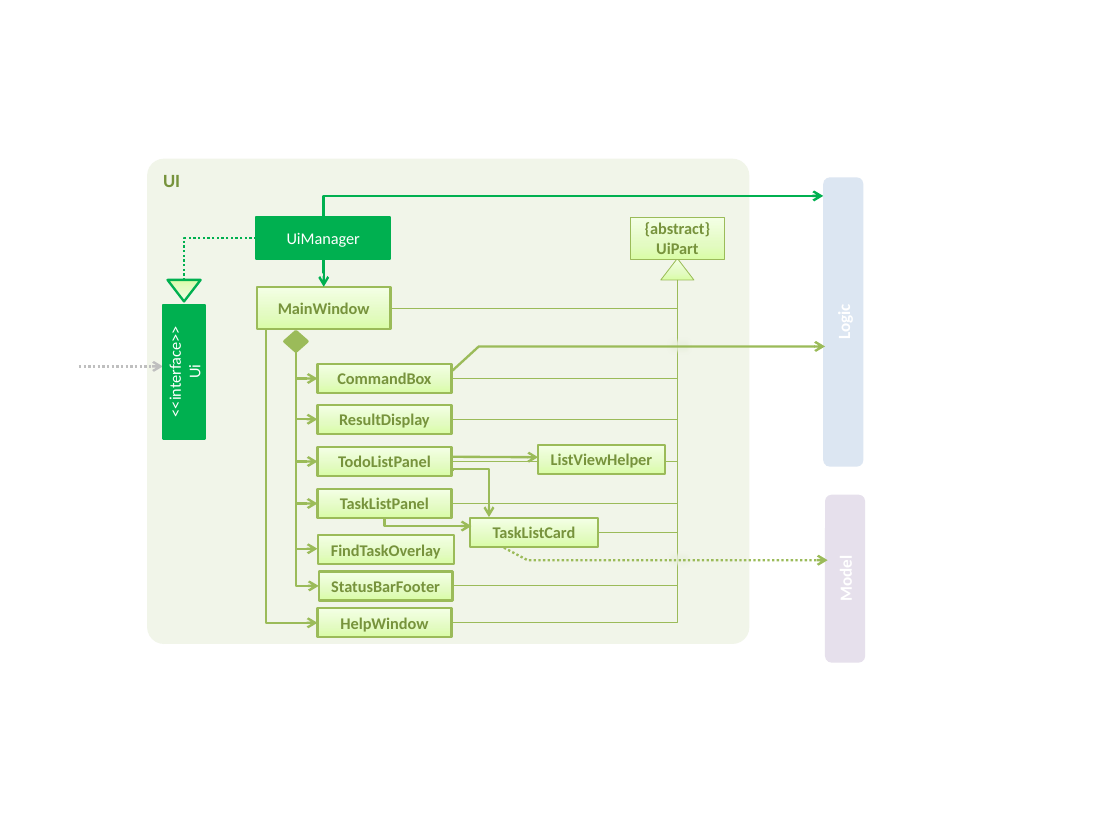
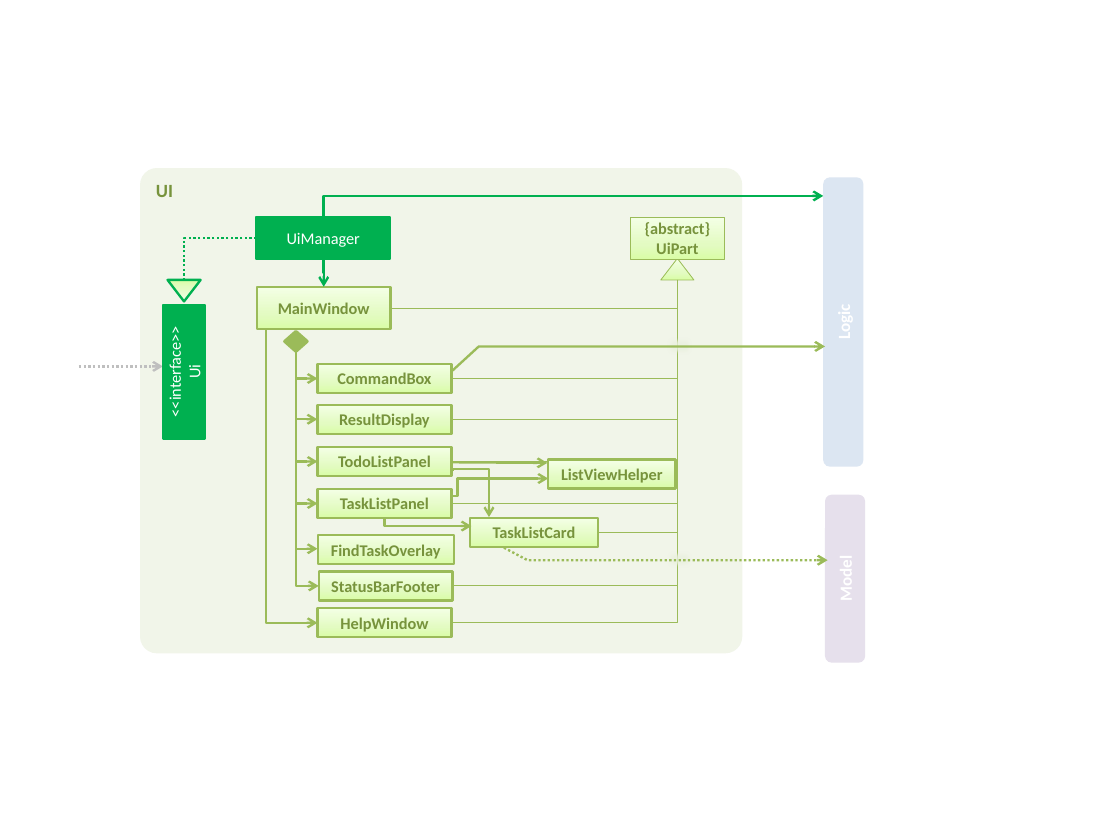
Before and after one commit to CS2103JAN2017-W13-B1/main, a slide deck: slide 1 of docs/diagrams/UiComponentClassDiagram.pptx. Drawn at 1120x840 pixels with LibreOffice and Linux fonts; fonts in the diff are those of the drawing. Boxes give left, top, right and bottom in pixels: in the first picture for what was removed or moved away, otherwise in the second. Text is boxed around its words. In the diff, an @@ line names an element or a change of style, - is before the commit and + after.

```diff
--- a/docs/diagrams/UiComponentClassDiagram.pptx
+++ b/docs/diagrams/UiComponentClassDiagram.pptx
@@ rounded rectangle "UI": place and size @@
-rounded rectangle "UI" at [147,159,749,644]
+rounded rectangle "UI" at [140,168,743,653]
@@ arrow moved from (452, 457) - (538, 457) to (452, 463) - (548, 463) @@
@@ elbow arrow added from (454, 496) to (548, 478), #9BBB59 1.5 pt @@
@@ rectangle "ListViewHelper": place and size @@
-rectangle "ListViewHelper" at [538,445,665,474]
+rectangle "ListViewHelper" at [548,459,675,488]
```
Also in this commit, not shown: 1 other file.
